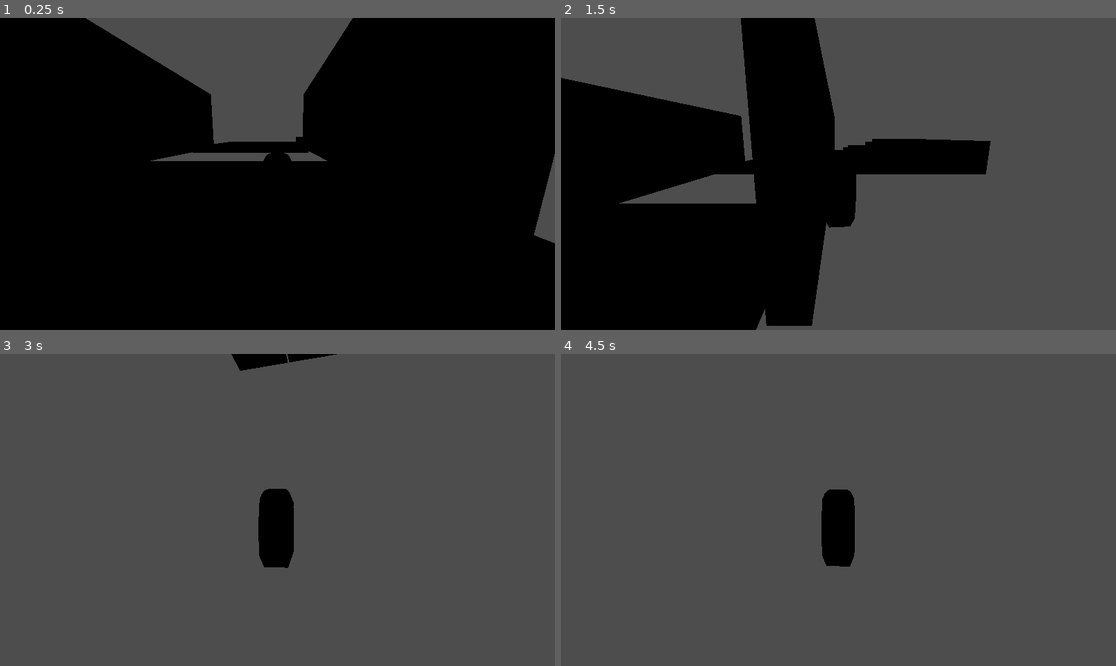
Above: before the commit, frames 1-4 (two rows, left to right).
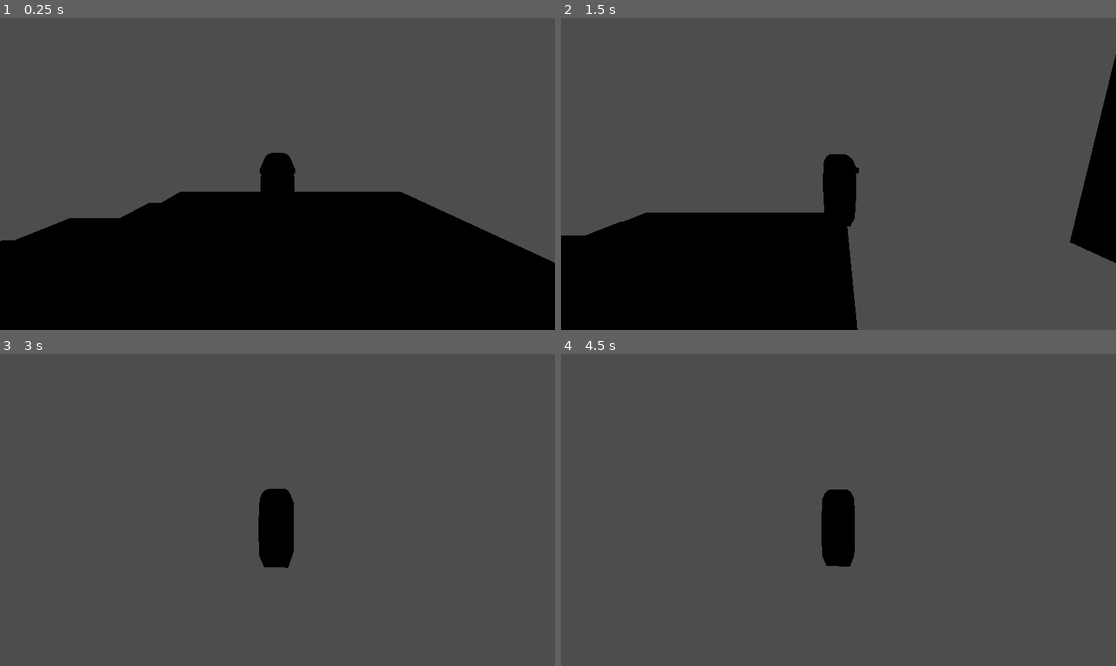
Above: after the commit, the same moments.

Repository: AceLazer/rush-riders
Game: Godot game, scene res://game.tscn
The game is run twice, just before and just after one commit, with the same random seed, the same clock (stepped at 60 frames per second) and the same inputs.
Inputs (mouse positions are in pixels of both pictures, inside the frame that each line leads up to):
- Up to frame 1 (0.25 s): no input
- Up to frame 2 (1.5 s): move the mouse to (960, 158) at 0.52 s; hold D (move_right) 0.53-1.28 s; tap Space (jump) at 0.6, 0.77, 1.07 s; move the mouse to (727, 189) at 1.27 s; hold S (move_down) from 1.28 s (still down); tap Shift (boost) at 1.35 s
- Up to frame 3 (3 s): tap Space (jump) at 1.52, 1.55, 1.82, 2.3, 2.85 s; move the mouse to (333, 441) at 2.02 s; release S (move_down) at 2.03 s; press the mouse at (333, 441) at 2.03 s; hold D (move_right) 2.03-2.78 s; move the mouse to (271, 516) at 2.77 s; release the mouse at (271, 516) at 2.78 s; hold W (move_up) from 2.78 s (still down)
- Up to frame 4 (4.5 s): keep holding W (move_up); tap Space (jump) at 3.02, 3.32, 3.77, 3.8, 4.07, 4.25 s; tap Enter at 3.5 s; move the mouse to (877, 513) at 3.52 s; hold Shift (boost) 3.53-4.28 s; move the mouse to (794, 506) at 4.27 s; click (794, 506) at 4.35 s

The runs differ from the first frame. In frame 1, 49% of the frame differs, in the area x 0-100%, y 0-79%; in frame 2, 28%; in frame 3, 0.5%; in frame 4, less than 0.1%.

Commit message:
undid the start of the wallrunning code
undid the start of the wallrunning code, need a different approach

Diff:
--- a/game.tscn
+++ b/game.tscn
@@ -9,4 +9,4 @@
 transform = Transform3D(6.378064, 0, 0, 0, 3.7003615, 0, 0, 0, 7.5730767, 0.33325374, 0.3010041, 1.3621929)
 
 [node name="Player3D" parent="." instance=ExtResource("2_feb5d")]
-transform = Transform3D(1, 0, 0, 0, 1, 0, 0, 0, 1, -0.14564085, 0, 0.5878694)
+transform = Transform3D(1, 0, 0, 0, 1, 0, 0, 0, 1, 18.391312, 5.0910425, -35.71621)
--- a/level/level.tscn
+++ b/level/level.tscn
@@ -1,7 +1,7 @@
 [gd_scene format=3 uid="uid://dca0h18ettsqv"]
 
 [node name="Level" type="Node3D"]
-transform = Transform3D(5.776387, 0, 0, 0, 6.003412, 0, 0, 0, 7.0039234, 0, 0, 0)
+transform = Transform3D(5.776387, 0, 0, 0, 6.003412, 0, 0, 0, 7.0039234, 0, -9.536743e-07, 0)
 
 [node name="CSGBox3D" type="CSGBox3D" parent="."]
 transform = Transform3D(1, 0, 0, 0, 1.0000001, 0, 0, 0, 1.0000001, -0.57714844, -0.40991214, 0.25787753)
@@ -15,6 +15,36 @@
 
 [node name="CSGBox3D9" type="CSGBox3D" parent="."]
 transform = Transform3D(-4.371139e-08, -1.0000001, 0, 1.0000083, -4.3711406e-08, 0, 0, 0, 1.0000137, 0.629758, 0.5980772, -2.0865035)
+use_collision = true
+size = Vector3(2.1542969, 0.18017578, 3.7644043)
+
+[node name="CSGBox3D10" type="CSGBox3D" parent="."]
+transform = Transform3D(1.9106855e-15, 3.827759e-08, -0.622753, 1.0000083, -3.827761e-08, 0, -4.3711587e-08, -0.8756943, -2.722152e-08, 6.1912866, 1.8367925, -5.2118235)
+use_collision = true
+size = Vector3(2.1542969, 0.18017578, 3.7644043)
+
+[node name="CSGBox3D11" type="CSGBox3D" parent="."]
+transform = Transform3D(1.9106855e-15, 3.827759e-08, -0.622753, 1.0000083, -3.827761e-08, 0, -4.3711424e-08, -0.8756901, -2.7221418e-08, 4.319409, 1.8367925, -3.5054195)
+use_collision = true
+size = Vector3(2.1542969, 0.18017578, 3.7644043)
+
+[node name="CSGBox3D12" type="CSGBox3D" parent="."]
+transform = Transform3D(1.9106855e-15, 3.827759e-08, -0.622753, 1.0000083, -3.827761e-08, 0, -4.3711587e-08, -0.8756943, -2.722152e-08, 9.459183, 1.7967044, -5.2118235)
+use_collision = true
+size = Vector3(2.1542969, 0.18017578, 3.7644043)
+
+[node name="CSGBox3D13" type="CSGBox3D" parent="."]
+transform = Transform3D(1.9106855e-15, 3.827759e-08, -0.622753, 1.0000083, -3.827761e-08, 0, -4.3711424e-08, -0.8756901, -2.7221418e-08, 7.587302, 1.7967044, -3.5054195)
+use_collision = true
+size = Vector3(2.1542969, 0.18017578, 3.7644043)
+
+[node name="CSGBox3D14" type="CSGBox3D" parent="."]
+transform = Transform3D(1.9106855e-15, 3.827759e-08, -0.622753, 1.0000083, -3.827761e-08, 0, -4.371159e-08, -0.8756944, -2.7221523e-08, 12.869144, 1.7967044, -5.2118235)
+use_collision = true
+size = Vector3(2.1542969, 0.18017578, 3.7644043)
+
+[node name="CSGBox3D15" type="CSGBox3D" parent="."]
+transform = Transform3D(1.9106855e-15, 3.827759e-08, -0.622753, 1.0000083, -3.827761e-08, 0, -4.3711427e-08, -0.8756902, -2.7221422e-08, 10.997264, 1.7967044, -3.5054197)
 use_collision = true
 size = Vector3(2.1542969, 0.18017578, 3.7644043)
 
@@ -47,3 +77,8 @@
 transform = Transform3D(1, 0, 0, 0, 1, 0, 0, 0, 1, 2.9326422, 0.071629524, -4.3501444)
 use_collision = true
 size = Vector3(1.7272034, 1.143259, 2.895996)
+
+[node name="CSGBox3D16" type="CSGBox3D" parent="."]
+transform = Transform3D(1, 0, 0, 0, 1.0000083, 0, 0, 0, 1.0000137, 18.146059, 0.04954585, -3.6056287)
+use_collision = true
+size = Vector3(9.526527, 1.1874261, 4.38501)
--- a/models/player_3d.gd
+++ b/models/player_3d.gd
@@ -1,9 +1,4 @@
 extends CharacterBody3D
-
-#states
-enum State { GROUNDED, AIRBORNE, WALLRUN, GRIND }
-var current_state := State.GROUNDED
-
 
 
 #lookin
@@ -27,15 +22,7 @@
 @export var boost_acceleration := 30.0 #how quick it hits boost speed
 @export var boost_fov_increase := 10.0 #fov change amount
 
-#wallrunnin
-@export_group("Wallrun")
-@export var wallrun_speed := 10.0 #when wallrunning
-@export var wallrun_dur := 2.0 #how long to wallrun
-@export var wallrun_min_speed := 4.0 # how much speed needed to wallrun
-@export var wall_grav_multi := 0.2 #low grav when running, gravity markiplier
-@export var wall_jump_impulse := 12.0 # how much to jump up from the wall
-@export var wall_jump_away_force := 8.0 # how much to push from the wall
-@export var wall_detect_distance := 0.6 #how far away do we check walls from
+
 
 
 var _camera_input_direction := Vector2.ZERO
@@ -54,11 +41,6 @@
 var _base_fov := 75.0 #base fov
 
 
-# Wall running tracking
-var _wall_run_timer := 0.0
-var _wall_normal := Vector3.ZERO # which direction the wall faces
-var _wall_side := 0 # -1 = left wall, 1 = right wall, 0 = no wall
-var _current_camera_tilt := 0.0
 
 
 @onready var _camera_pivot: Node3D = %CameraPivot #the node the camera pivots on
@@ -66,28 +48,12 @@
 @onready var _skin: Node3D = %capsuleGuy # the model/skin
 
 
-#ray casts for the character
-var _wallray_left: RayCast3D
-var _wallray_right: RayCast3D
 
 func _ready() -> void:
 	_base_fov = _camera.fov
-	_wallcast_setup() #run it at the start/ready for wall run rays
 
-func _wallcast_setup() -> void:
-	# make left wall detection ray
-	_wallray_left = RayCast3D.new()
-	add_child(_wallray_left)
-	_wallray_left.position = Vector3(0, 0.5, 0) # middle of character height
-	_wallray_left.target_position = Vector3(-wall_detect_distance, 0, 0)
-	_wallray_left.enabled = true
 
-	# make ray, much like the left, but on the right
-	_wallray_right = RayCast3D.new()
-	add_child(_wallray_right)
-	_wallray_right.position = Vector3(0, 0.5, 0)
-	_wallray_right.target_position = Vector3(wall_detect_distance, 0, 0)
-	_wallray_right.enabled = true
+
 
 #left click to allow mouse camera, esc to exit it
 func  _input(event: InputEvent) -> void:
